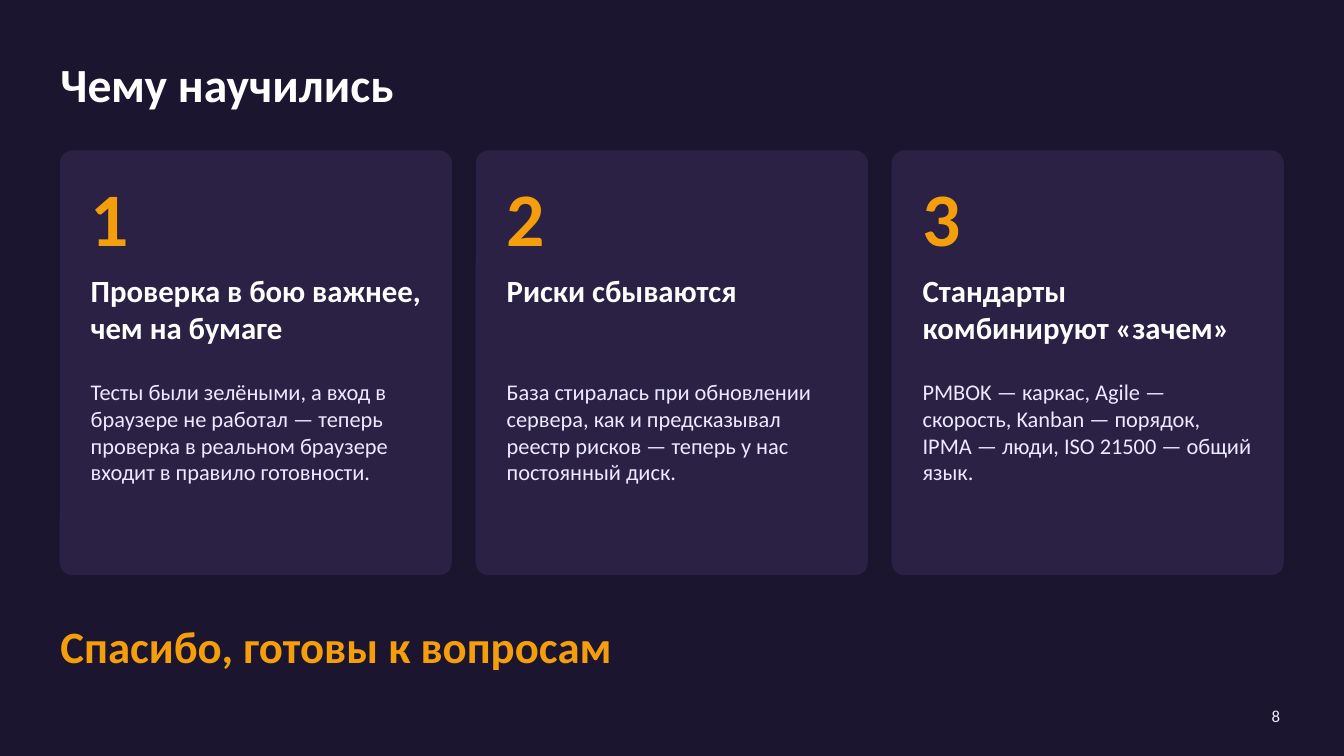
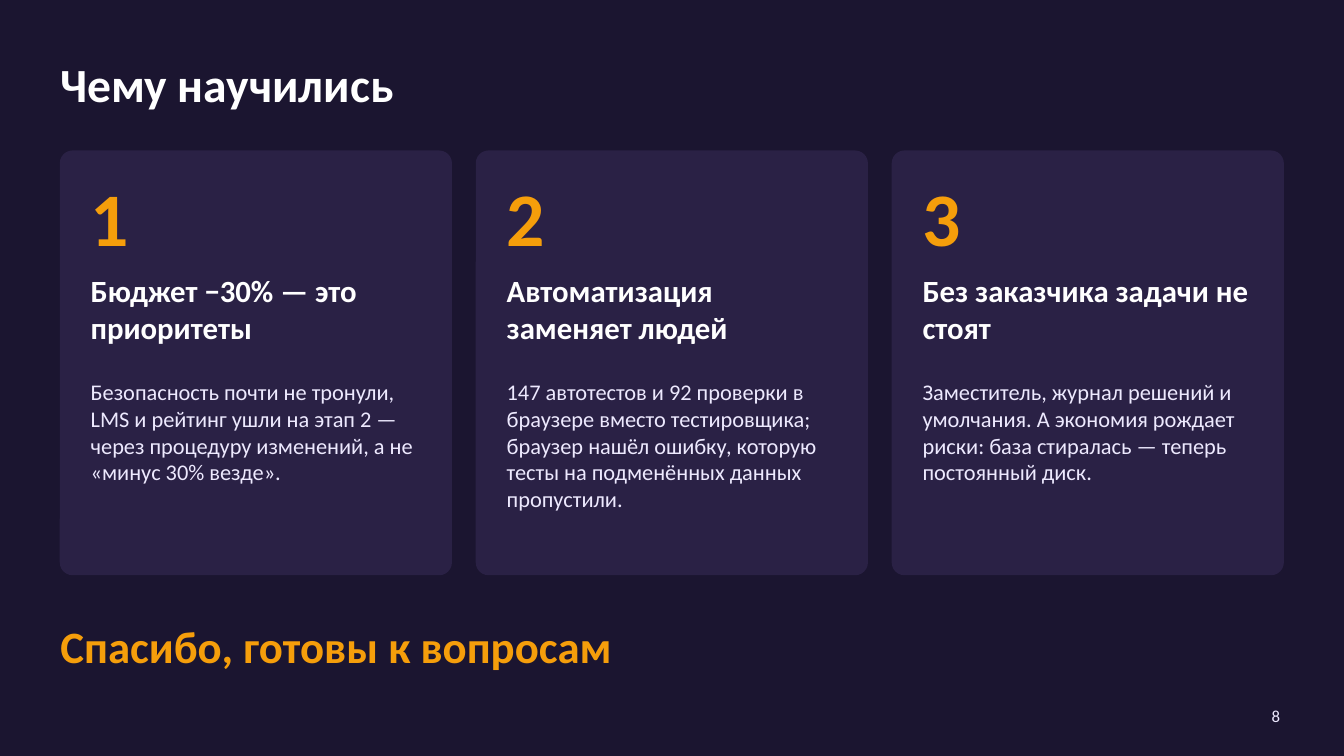
Before and after one commit to taekeanoshi/Almau_messanger, a slide deck: slide 8 of docs/hybrid_pople/Hybrid_Puzzle_Pople.pptx. Drawn at 1344x756 pixels with LibreOffice and Linux fonts; fonts in the diff are those of the drawing. Boxes give left, top, right and bottom in pixels: in the first picture for what was removed or moved away, otherwise in the second. Text is boxed around its words. In the diff, an @@ line names an element or a change of style, - is before the commit and + after.

```diff
--- a/docs/hybrid_pople/Hybrid_Puzzle_Pople.pptx
+++ b/docs/hybrid_pople/Hybrid_Puzzle_Pople.pptx
@@ text at box(91, 280, 357, 344): text changed @@
-Проверка в бою важнее, чем на бумаге
+Бюджет −30% — это приоритеты
@@ text at box(507, 282, 728, 344): text changed @@
-Риски сбываются
+Автоматизация заменяет людей
@@ text at box(923, 282, 1248, 340): text changed @@
-Стандарты комбинируют «зачем»
+Без заказчика задачи не стоят
@@ text at box(91, 385, 413, 484): text changed @@
-Тесты были зелёными, а вход в браузере не работал — теперь проверка в реальном браузере входит в правило готовности.
+Безопасность почти не тронули, LMS и рейтинг ушли на этап 2 — через процедуру изменений, а не «минус 30% везде».
@@ text at box(507, 385, 817, 511): text changed @@
-База стиралась при обновлении сервера, как и предсказывал реестр рисков — теперь у нас постоянный диск.
+147 автотестов и 92 проверки в браузере вместо тестировщика; браузер нашёл ошибку, которую тесты на подменённых данных пропустили.
@@ text at box(923, 385, 1235, 484): text changed @@
-PMBOK — каркас, Agile — скорость, Kanban — порядок, IPMA — люди, ISO 21500 — общий язык.
+Заместитель, журнал решений и умолчания. А экономия рождает риски: база стиралась — теперь постоянный диск.
```
Also in this commit, not shown: 3 other slides changed, 3 slides added, 3 slides removed.
